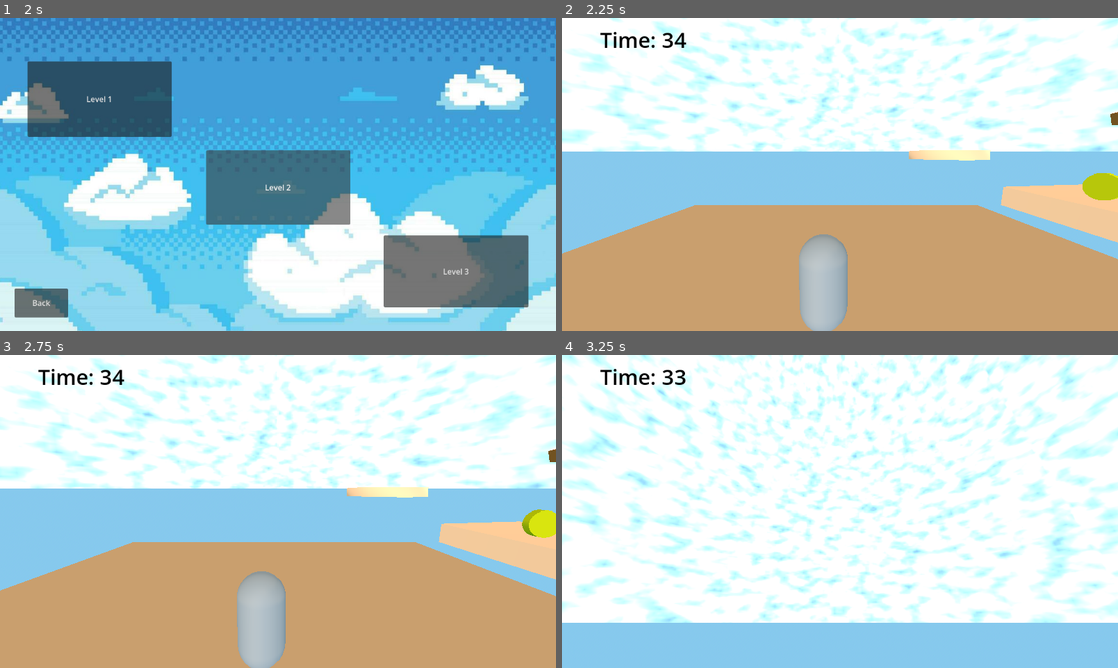
Above: before the commit, frames 1-4 (two rows, left to right).
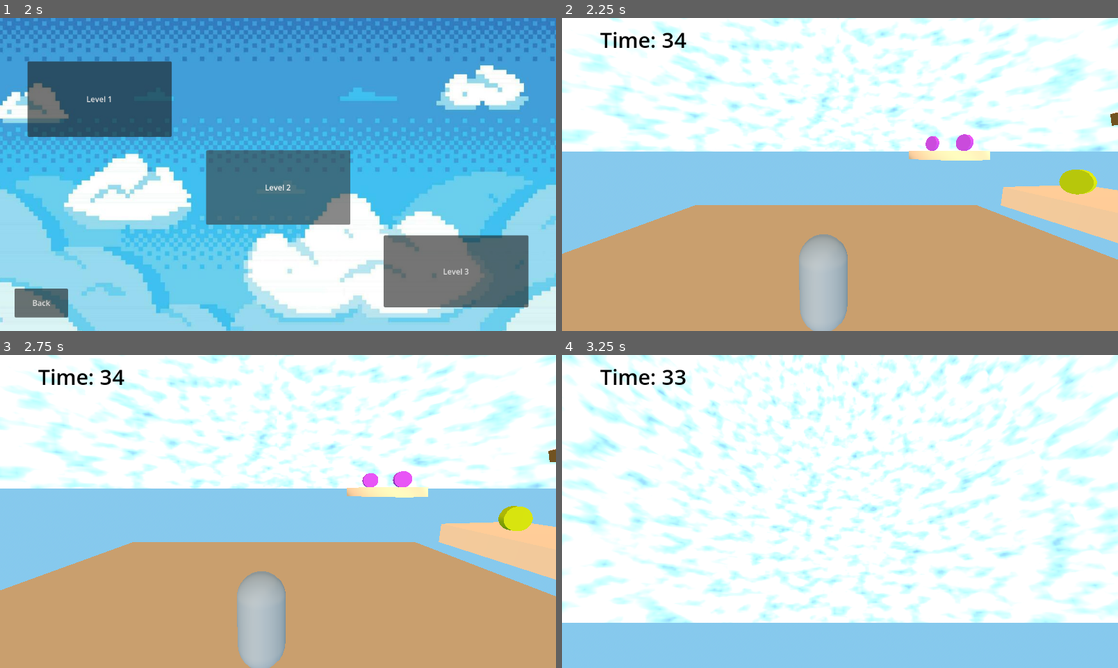
Above: after the commit, the same moments.

Repository: dbpkc15/CapstoneProject
Game: Godot game, scene res://main_menu.tscn
Two runs of this game, one before a commit and one after it. Both use one fixed random seed, a clock stepped at 60 frames per second and the inputs below.
Inputs (mouse positions are in pixels of both pictures, inside the frame that each line leads up to):
- Up to frame 1 (2 s): click "Start Game" at 0.5 s; click "Start Game" at 1.25 s
- Up to frame 2 (2.25 s): click "Level 3" at 2 s
- Up to frame 3 (2.75 s): no input
- Up to frame 4 (3.25 s): tap Enter (ui_accept) at 2.75, 3.02 s; move the mouse to (867, 511) at 2.77 s; hold W (UpMovement) from 2.78 s (still down)

Frame 1 is identical in both runs. In frame 2, 1.1% of the frame differs, in the area x 0-100%, y 30-78%; in frame 3, 1.1%; in frame 4, nothing differs.

Commit message:
added in coins for level 3

Diff:
--- a/capstone-project/Level_3.tscn
+++ b/capstone-project/Level_3.tscn
@@ -5,6 +5,7 @@
 [ext_resource type="PackedScene" uid="uid://cflplv6pviyuw" path="res://endpad.tscn" id="2_qulvd"]
 [ext_resource type="PackedScene" uid="uid://b4elh84wwwcsn" path="res://hud.tscn" id="3_qulvd"]
 [ext_resource type="PackedScene" uid="uid://b8bgaamg66tbb" path="res://coin.tscn" id="5_oooit"]
+[ext_resource type="PackedScene" uid="uid://cn04dxxyb0mnj" path="res://optionalcoin.tscn" id="6_5bimo"]
 
 [sub_resource type="FastNoiseLite" id="FastNoiseLite_qulvd"]
 frequency = 0.1031
@@ -89,7 +90,7 @@
 transform = Transform3D(1, 0, 0, 0, 1, 0, 0, 0, 1, 0, -0.4823208, 0)
 
 [node name="CSGBox3D" type="CSGBox3D" parent="DirectionalLight3D" unique_id=1892450927]
-transform = Transform3D(1, 0, 0, 0, 1, 0, 0, 0, 1, 0.07705498, -0.16740096, -0.11262202)
+transform = Transform3D(1, 0, 0, 0, 1, 0, 0, 0, 1, 0.062960625, -0.19103193, -0.09970856)
 use_collision = true
 size = Vector3(20, 1, 20)
 material = SubResource("StandardMaterial3D_ig7tw")
@@ -122,6 +123,12 @@
 height = 0.47937942
 material = SubResource("StandardMaterial3D_4c57u")
 
+[node name="CSGCylinder3D10" type="CSGCylinder3D" parent="DirectionalLight3D/CSGBox3D" unique_id=1866376201]
+transform = Transform3D(0.9992941, -0.018261032, 0.032833338, 0.017034158, 0.99916023, 0.03726593, -0.033486273, -0.036680337, 0.9987658, 28.760895, 10.234535, 10.821866)
+radius = 3.159668
+height = 0.5029414
+material = SubResource("StandardMaterial3D_4c57u")
+
 [node name="CSGCylinder3D3" type="CSGCylinder3D" parent="DirectionalLight3D/CSGBox3D" unique_id=372222206]
 transform = Transform3D(0.9992941, -0.018261032, 0.032833338, 0.017034158, 0.99916023, 0.03726593, -0.033486273, -0.036680337, 0.9987658, -0.8340111, 15.336956, 25.498251)
 radius = 3.0830078
@@ -209,7 +216,7 @@
 script = SubResource("GDScript_ig7tw")
 
 [node name="CollisionShape3D" type="CollisionShape3D" parent="Area3D" unique_id=443750199]
-transform = Transform3D(8, 0, 0, 0, 8, 0, 0, 0, 8, 0, 0.018976688, 0)
+transform = Transform3D(8, 0, 0, 0, 8, 0, 0, 0, 8, 0, 0, 0)
 shape = SubResource("SphereShape3D_0xm2m")
 
 [node name="endpad" parent="." unique_id=396366810 instance=ExtResource("2_qulvd")]
@@ -219,19 +226,118 @@
 script = SubResource("GDScript_kidjj")
 
 [node name="CollisionShape3D" type="CollisionShape3D" parent="WinArea" unique_id=364922081]
-transform = Transform3D(1.5, 0, 0, 0, 1.5, 0, 0, 0, 1.5, -3.7504368, 12.648275, 16.51152)
+transform = Transform3D(1.5, 0, 0, 0, 1.5, 0, 0, 0, 1.5, -10.274594, 18.883165, 26.37849)
 shape = SubResource("CylinderShape3D_65pcf")
 
 [node name="Hud" parent="." unique_id=2018469095 instance=ExtResource("3_qulvd")]
 time = 35
 
 [node name="coin" parent="." unique_id=2097315517 instance=ExtResource("5_oooit")]
-transform = Transform3D(0.99999726, -0.0023209513, 0.0003820521, 0.0023205602, 0.9999968, 0.001024985, -0.00038442045, -0.0010240991, 0.9999994, 12.481599, 2.4441855, -3.5761242)
+transform = Transform3D(0.99999726, -0.0023209513, 0.0003820521, 0.0023205602, 0.9999968, 0.001024985, -0.00038442045, -0.0010240991, 0.9999994, 12.337401, 2.2083876, -2.9762945)
 
 [node name="coin2" parent="." unique_id=481130089 instance=ExtResource("5_oooit")]
-transform = Transform3D(1, 0, 0, 0, 1, 0, 0, 0, 1, 12.2224245, 2.0213335, -5.0330334)
+transform = Transform3D(1, 0, 0, 0, 1, 0, 0, 0, 1, 12.21366, 2.0783525, -6.0563526)
 
 [node name="coin3" parent="." unique_id=592469989 instance=ExtResource("5_oooit")]
 transform = Transform3D(0.99999285, -0.0037873555, 0, 0.003787235, 0.999961, 0.00797607, -3.0208212e-05, -0.007976013, 0.9999682, 13.966251, 2.1857347, -4.9932227)
 
+[node name="optionalcoin" parent="." unique_id=1397667212 instance=ExtResource("6_5bimo")]
+transform = Transform3D(1, 0, 0, 0, 1, 0, 0, 0, 1, 9.597943, 4.2334633, -11.293812)
+
+[node name="optionalcoin2" parent="." unique_id=288866537 instance=ExtResource("6_5bimo")]
+transform = Transform3D(1, 0, 0, 0, 1, 0, 0, 0, 1, 8.155062, 4.2544365, -13.422711)
+
+[node name="optionalcoin3" parent="." unique_id=858939312 instance=ExtResource("6_5bimo")]
+transform = Transform3D(1, 0, 0, 0, 1, 0, 0, 0, 1, 20.445381, 3.8841953, 3.7076573)
+
+[node name="optionalcoin4" parent="." unique_id=438761174 instance=ExtResource("6_5bimo")]
+transform = Transform3D(1, 0, 0, 0, 1, 0, 0, 0, 1, 21.908133, 3.7421045, 2.6998982)
+
+[node name="coin4" parent="." unique_id=1605111668 instance=ExtResource("5_oooit")]
+transform = Transform3D(1, 0, 0, 0, 1, 0, 0, 0, 1, 20.291054, 4.0850916, -0.22083509)
+
+[node name="coin5" parent="." unique_id=300231725 instance=ExtResource("5_oooit")]
+transform = Transform3D(1, 0, 0, 0, 1, 0, 0, 0, 1, 21.761, 3.9408693, -1.457372)
+
+[node name="coin6" parent="." unique_id=1325175960 instance=ExtResource("5_oooit")]
+transform = Transform3D(1, 0, 0, 0, 1, 0, 0, 0, 1, 21.93326, 3.742105, 0.461442)
+
+[node name="coin7" parent="." unique_id=165019827 instance=ExtResource("5_oooit")]
+transform = Transform3D(1, 0, 0, 0, 1, 0, 0, 0, 1, 22.288694, 6.19082, -6.804654)
+
+[node name="optionalcoin5" parent="." unique_id=994840878 instance=ExtResource("6_5bimo")]
+transform = Transform3D(1, 0, 0, 0, 1, 0, 0, 0, 1, 24.267628, 7.5882115, -12.399384)
+
+[node name="optionalcoin6" parent="." unique_id=792608672 instance=ExtResource("6_5bimo")]
+transform = Transform3D(1, 0, 0, 0, 1, 0, 0, 0, 1, 25.827166, 8.006091, -12.762396)
+
+[node name="coin8" parent="." unique_id=1008058162 instance=ExtResource("5_oooit")]
+transform = Transform3D(1, 0, 0, 0, 1, 0, 0, 0, 1, 25.940248, 7.7133107, -6.9184213)
+
+[node name="coin9" parent="." unique_id=138737871 instance=ExtResource("5_oooit")]
+transform = Transform3D(1, 0, 0, 0, 1, 0, 0, 0, 1, 27.43572, 7.200521, -6.34033)
+
+[node name="coin10" parent="." unique_id=779380165 instance=ExtResource("5_oooit")]
+transform = Transform3D(1, 0, 0, 0, 1, 0, 0, 0, 1, 27.109095, 7.486588, -1.8951502)
+
+[node name="coin12" parent="." unique_id=177489241 instance=ExtResource("5_oooit")]
+transform = Transform3D(1, 0, 0, 0, 1, 0, 0, 0, 1, 25.028624, 9.533392, 3.1966076)
+
+[node name="coin11" parent="." unique_id=924177867 instance=ExtResource("5_oooit")]
+transform = Transform3D(1, 0, 0, 0, 1, 0, 0, 0, 1, 26.894869, 9.626886, 5.2124767)
+
+[node name="coin13" parent="." unique_id=1795835031 instance=ExtResource("5_oooit")]
+transform = Transform3D(1, 0, 0, 0, 1, 0, 0, 0, 1, 27.18482, 9.543107, 2.7860029)
+
+[node name="coin14" parent="." unique_id=699147163 instance=ExtResource("5_oooit")]
+transform = Transform3D(1, 0, 0, 0, 1, 0, 0, 0, 1, 15.120497, 11.394574, 11.780427)
+
+[node name="coin15" parent="." unique_id=1038830775 instance=ExtResource("5_oooit")]
+transform = Transform3D(1, 0, 0, 0, 1, 0, 0, 0, 1, 17.998236, 10.917033, 10.563149)
+
+[node name="coin16" parent="." unique_id=2130406275 instance=ExtResource("5_oooit")]
+transform = Transform3D(1, 0, 0, 0, 1, 0, 0, 0, 1, 19.371696, 10.917034, 12.901075)
+
+[node name="coin17" parent="." unique_id=463819038 instance=ExtResource("5_oooit")]
+transform = Transform3D(1, 0, 0, 0, 1, 0, 0, 0, 1, 21.333527, 10.917034, 10.358434)
+
+[node name="optionalcoin7" parent="." unique_id=992129805 instance=ExtResource("6_5bimo")]
+transform = Transform3D(1, 0, 0, 0, 1, 0, 0, 0, 1, 28.300394, 10.467023, 11.7831955)
+
+[node name="optionalcoin8" parent="." unique_id=1894790652 instance=ExtResource("6_5bimo")]
+transform = Transform3D(1, 0, 0, 0, 1, 0, 0, 0, 1, 29.397856, 10.64621, 10.314181)
+
+[node name="optionalcoin9" parent="." unique_id=2136808504 instance=ExtResource("6_5bimo")]
+transform = Transform3D(1, 0, 0, 0, 1, 0, 0, 0, 1, 30.820885, 10.493828, 11.258597)
+
+[node name="coin18" parent="." unique_id=672501789 instance=ExtResource("5_oooit")]
+transform = Transform3D(1, 0, 0, 0, 1, 0, 0, 0, 1, 13.600864, 15.773481, 16.824362)
+
+[node name="coin19" parent="." unique_id=903095269 instance=ExtResource("5_oooit")]
+transform = Transform3D(1, 0, 0, 0, 1, 0, 0, 0, 1, 10.047273, 13.675725, 10.333227)
+
+[node name="optionalcoin10" parent="." unique_id=1767293546 instance=ExtResource("6_5bimo")]
+transform = Transform3D(1, 0, 0, 0, 1, 0, 0, 0, 1, 6.55674, 14.595429, 14.710516)
+
+[node name="optionalcoin11" parent="." unique_id=2040158413 instance=ExtResource("6_5bimo")]
+transform = Transform3D(1, 0, 0, 0, 1, 0, 0, 0, 1, 7.095563, 14.134172, 16.161434)
+
+[node name="coin20" parent="." unique_id=1296381009 instance=ExtResource("5_oooit")]
+transform = Transform3D(1, 0, 0, 0, 1, 0, 0, 0, 1, 5.754267, 15.413068, 21.501352)
+
+[node name="coin21" parent="." unique_id=356305336 instance=ExtResource("5_oooit")]
+transform = Transform3D(1, 0, 0, 0, 0.9953878, -0.095932625, 0, 0.095932625, 0.9953878, 0.39152944, 16.272947, 26.288164)
+
+[node name="coin22" parent="." unique_id=1787683042 instance=ExtResource("5_oooit")]
+transform = Transform3D(0.999976, 0.004408224, -0.005374109, -0.0044146674, 0.99998975, -0.0011874735, 0.0053688176, 0.0012111753, 0.9999849, -1.5872527, 16.245403, 26.470575)
+
+[node name="coin23" parent="." unique_id=1019614794 instance=ExtResource("5_oooit")]
+transform = Transform3D(1, 0, 0, 0, 1, 0, 0, 0, 1, 1.8368239, 17.841139, 30.772793)
+
+[node name="optionalcoin12" parent="." unique_id=493202775 instance=ExtResource("6_5bimo")]
+transform = Transform3D(1, 0, 0, 0, 1, 0, 0, 0, 1, -4.084895, 16.430975, 33.036243)
+
+[node name="coin24" parent="." unique_id=1342168835 instance=ExtResource("5_oooit")]
+transform = Transform3D(1, 0, 0, 0, 1, 0, 0, 0, 1, -5.4297943, 17.998497, 27.737146)
+
 [connection signal="body_entered" from="WinArea" to="WinArea" method="_on_body_entered"]
